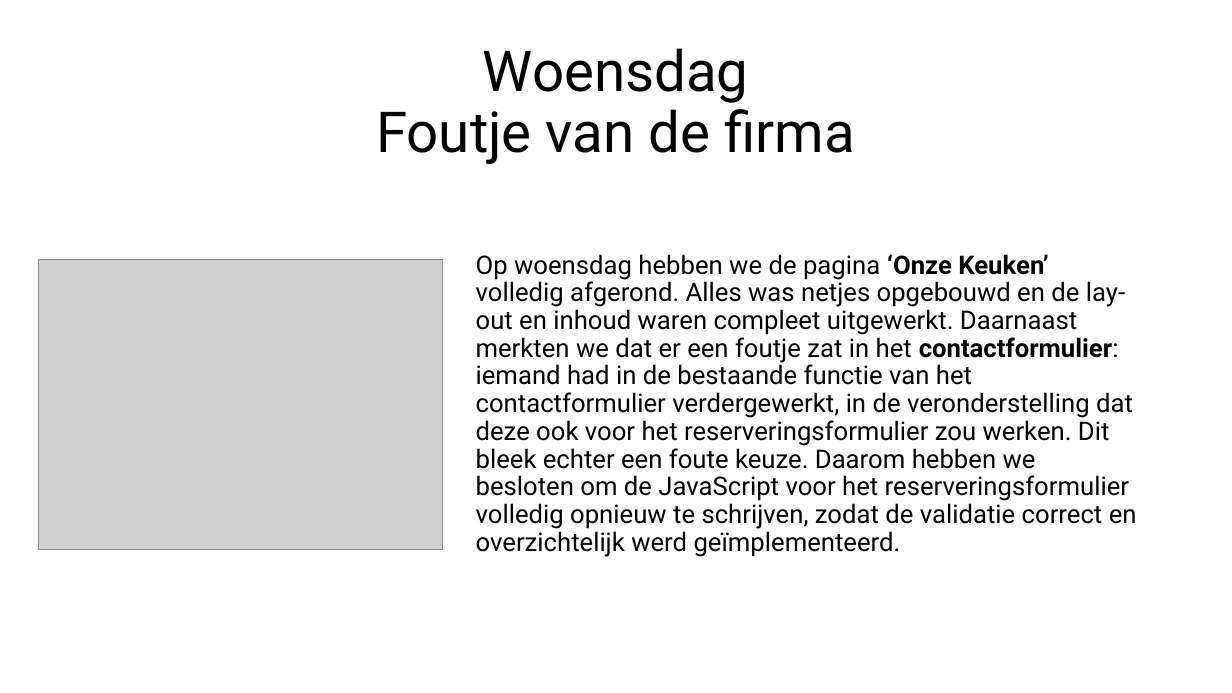
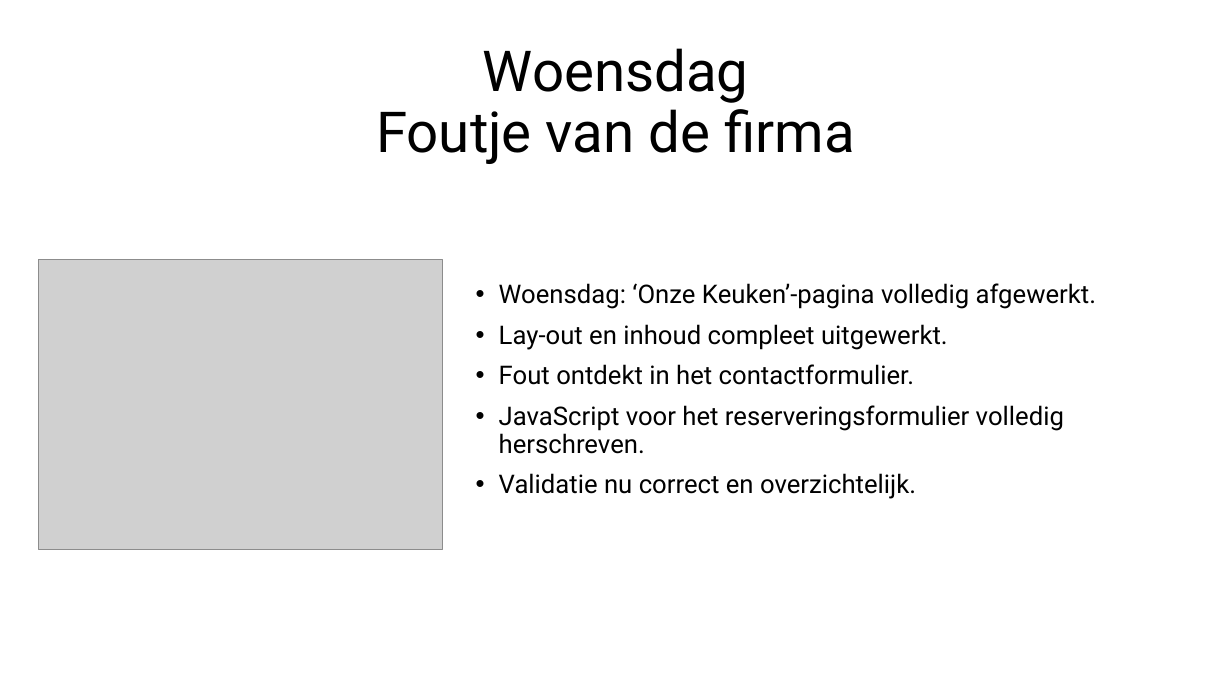
Before and after one commit to codezi-be/case, a slide deck: slide 8 of presentatie/CASE.pptx. Drawn at 1232x693 pixels with LibreOffice and Linux fonts; fonts in the diff are those of the drawing; grey boxes stand for pictures. Boxes give left, top, right and bottom in pixels: in the first picture for what was removed or moved away, otherwise in the second. Text is boxed around its words. In the diff, an @@ line names an element or a change of style, - is before the commit and + after.

```diff
--- a/presentatie/CASE.pptx
+++ b/presentatie/CASE.pptx
@@ text at box(499, 283, 1096, 499): text changed @@
-Op woensdag hebben we de pagina ‘Onze Keuken’ volledig afgerond. Alles was netjes opgebouwd en de lay-out en inhoud waren compleet uitgewerkt. Daarnaast merkten we dat er een foutje zat in het contactformulier: iemand had in de bestaande functie van het contactformulier verdergewerkt, in de veronderstelling dat deze ook voor het reserveringsformulier zou werken. Dit bleek echter een foute keuze. Daarom hebben we besloten om de JavaScript voor het reserveringsformulier volledig opnieuw te schrijven, zodat de validatie correct en overzichtelijk werd geïmplementeerd.
+• Woensdag: ‘Onze Keuken’-pagina volledig afgewerkt.
+• Lay-out en inhoud compleet uitgewerkt.
+• Fout ontdekt in het contactformulier.
+• JavaScript voor het reserveringsformulier volledig herschreven.
+• Validatie nu correct en overzichtelijk.
```
Also in this commit, not shown: 7 other slides changed.
